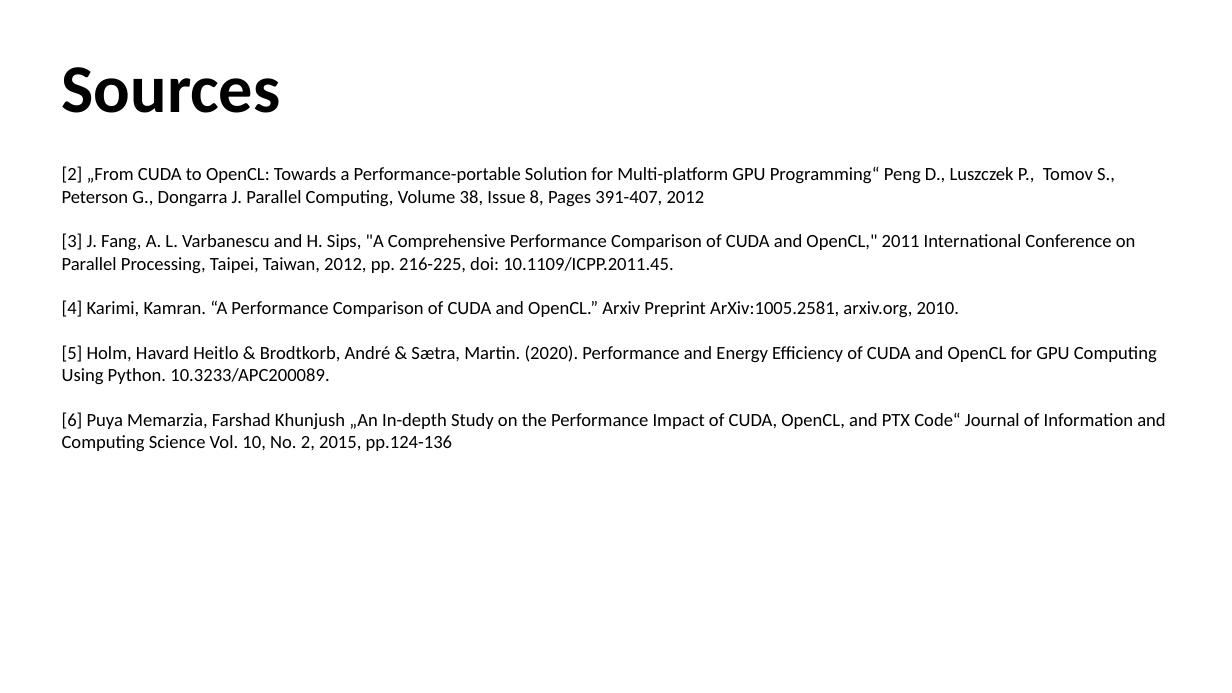
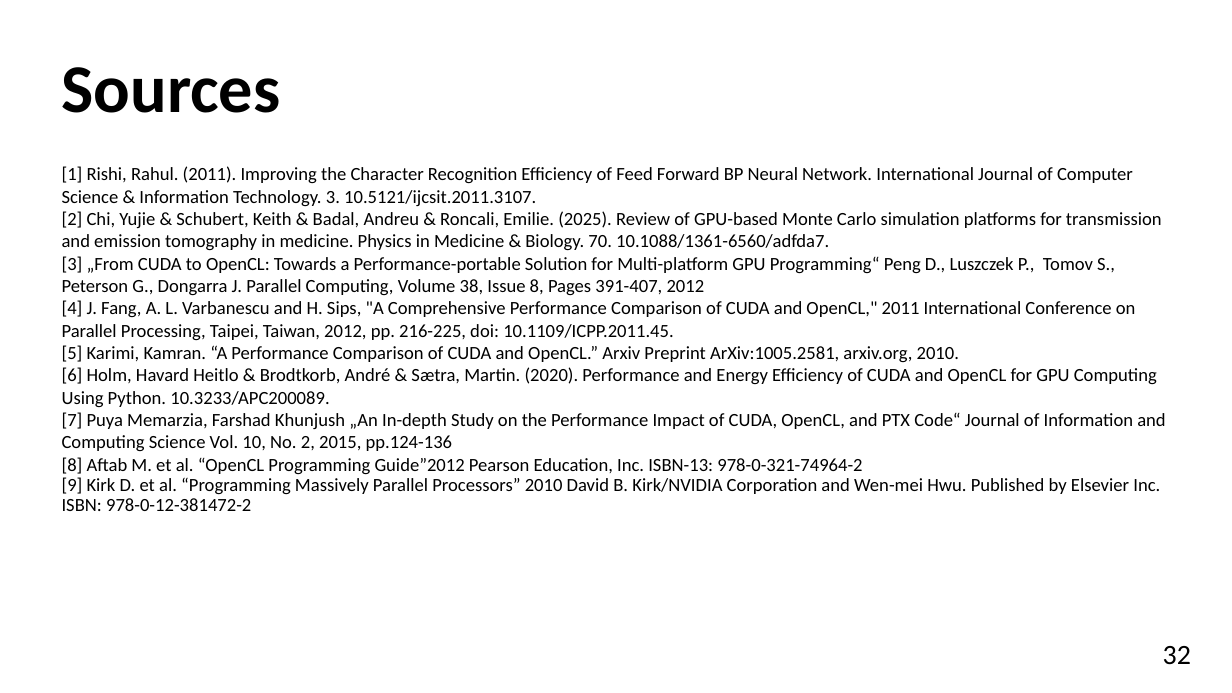
Before and after one commit to lhahner/opti-perf, a slide deck: slide 35 of docs/presentation/final-presentation.odp (slide 31 before the commit). Drawn at 1232x693 pixels with LibreOffice and Linux fonts; fonts in the diff are those of the drawing. Boxes give left, top, right and bottom in pixels: in the first picture for what was removed or moved away, otherwise in the second. Text is boxed around its words. In the diff, an @@ line names an element or a change of style, - is before the commit and + after.

```diff
--- a/docs/presentation/final-presentation.odp
+++ b/docs/presentation/final-presentation.odp
@@ text at (x1=62, y1=166, x2=1165, y2=511): text changed @@
-[2] „From CUDA to OpenCL: Towards a Performance-portable Solution for Multi-platform GPU Programming“ Peng D., Luszczek P., Tomov S., Peterson G., Dongarra J. Parallel Computing, Volume 38, Issue 8, Pages 391-407, 2012
-[3] J. Fang, A. L. Varbanescu and H. Sips, "A Comprehensive Performance Comparison of CUDA and OpenCL," 2011 International Conference on Parallel Processing, Taipei, Taiwan, 2012, pp. 216-225, doi: 10.1109/ICPP.2011.45.
-[4] Karimi, Kamran. “A Performance Comparison of CUDA and OpenCL.” Arxiv Preprint ArXiv:1005.2581, arxiv.org, 2010.
-[5] Holm, Havard Heitlo & Brodtkorb, André & Sætra, Martin. (2020). Performance and Energy Efficiency of CUDA and OpenCL for GPU Computing Using Python. 10.3233/APC200089.
-[6] Puya Memarzia, Farshad Khunjush „An In-depth Study on the Performance Impact of CUDA, OpenCL, and PTX Code“ Journal of Information and Computing Science Vol. 10, No. 2, 2015, pp.124-136
+[1] Rishi, Rahul. (2011). Improving the Character Recognition Efficiency of Feed Forward BP Neural Network. International Journal of Computer Science & Information Technology. 3. 10.5121/ijcsit.2011.3107.
+[2] Chi, Yujie & Schubert, Keith & Badal, Andreu & Roncali, Emilie. (2025). Review of GPU-based Monte Carlo simulation platforms for transmission and emission tomography in medicine. Physics in Medicine & Biology. 70. 10.1088/1361-6560/adfda7.
+[3] „From CUDA to OpenCL: Towards a Performance-portable Solution for Multi-platform GPU Programming“ Peng D., Luszczek P., Tomov S., Peterson G., Dongarra J. Parallel Computing, Volume 38, Issue 8, Pages 391-407, 2012
+[4] J. Fang, A. L. Varbanescu and H. Sips, "A Comprehensive Performance Comparison of CUDA and OpenCL," 2011 International Conference on Parallel Processing, Taipei, Taiwan, 2012, pp. 216-225, doi: 10.1109/ICPP.2011.45.
+[5] Karimi, Kamran. “A Performance Comparison of CUDA and OpenCL.” Arxiv Preprint ArXiv:1005.2581, arxiv.org, 2010.
+[6] Holm, Havard Heitlo & Brodtkorb, André & Sætra, Martin. (2020). Performance and Energy Efficiency of CUDA and OpenCL for GPU Computing Using Python. 10.3233/APC200089.
+[7] Puya Memarzia, Farshad Khunjush „An In-depth Study on the Performance Impact of CUDA, OpenCL, and PTX Code“ Journal of Information and Computing Science Vol. 10, No. 2, 2015, pp.124-136
+[8] Aftab M. et al. “OpenCL Programming Guide”2012 Pearson Education, Inc. ISBN-13: 978-0-321-74964-2
+[9] Kirk D. et al. “Programming Massively Parallel Processors” 2010 David B. Kirk/NVIDIA Corporation and Wen-mei Hwu. Published by Elsevier Inc. ISBN: 978-0-12-381472-2
@@ text added at (x1=1163, y1=646, x2=1191, y2=665), 18 pt, text #000000 @@
+32
```
Also in this commit, not shown: 29 other slides changed, 3 slides added, 3 other files.
